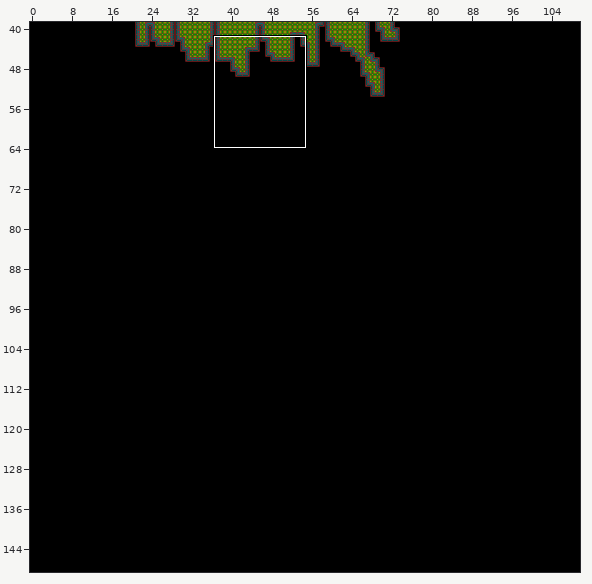
A Tiled map gets an edit: map/test.tmx. The first picture is a wide view before the edit; the outline marks the close-up.
Close-up. Before the commit:
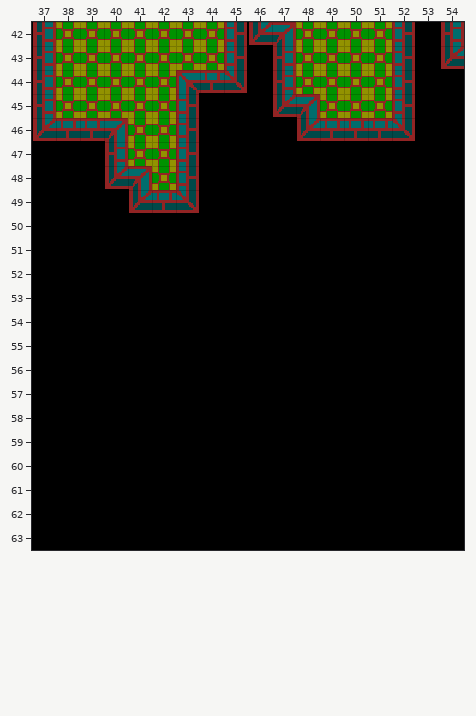
Cells are 16x16 px. Shown: x 37..54, y 42..63. The commit also changed other parts of the map, which this record leaves out.
Now the later version:
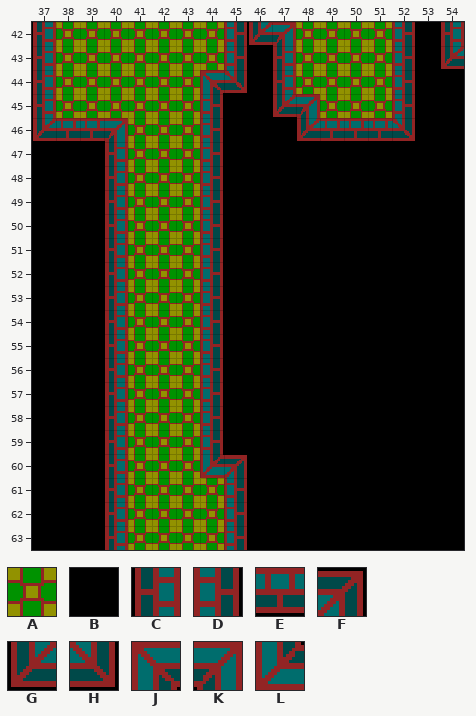
Key: from "terrain": A 0, B 1, C 2 "wall", D 3 "wall", E 4 "wall", F 10 "wall", G 11 "wall", H 12 "wall", J 13 "wall", K 14 "wall", L 15 "wall".
_ is an empty cell, # one hidden under a higher layer.
Edits made:
Layer "sol":
y 44: x 43 # -> A
y 45..47: x 43..44 #B -> A#
y 48: x 41 # -> A; x 43..44 #B -> A#
y 49: x 40..44 B###B -> #AAA#
y 50..59: x 40..44 BBBBB -> #AAA#
y 60: x 40..45 BBBBBB -> #AAA##
y 61..63: x 40..45 BBBBBB -> #AAAA#
Layer "objet":
y 44: x 43..44 JE -> _J
y 45..47: x 43..44 D_ -> _D
y 48: x 40..41 GK -> C_; x 43..44 D_ -> _D
y 49: x 40..44 _GEH_ -> C___D
y 50..59: x 40 _ -> C; x 44 _ -> D
y 60: x 40 _ -> C; x 44..45 __ -> LF
y 61..63: x 40 _ -> C; x 45 _ -> D
Where, in picture pixels (left, top, right, bottom), the same in both close-ups:
changed: (105, 70, 247, 550)
